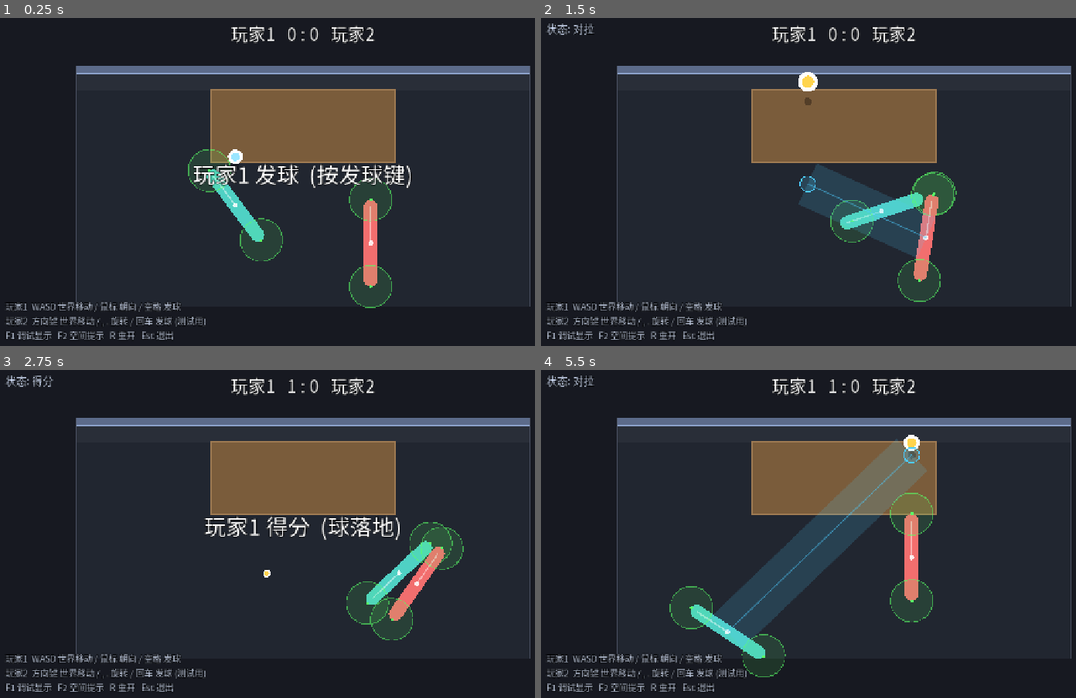
Above: before the commit, frames 1-4 (two rows, left to right).
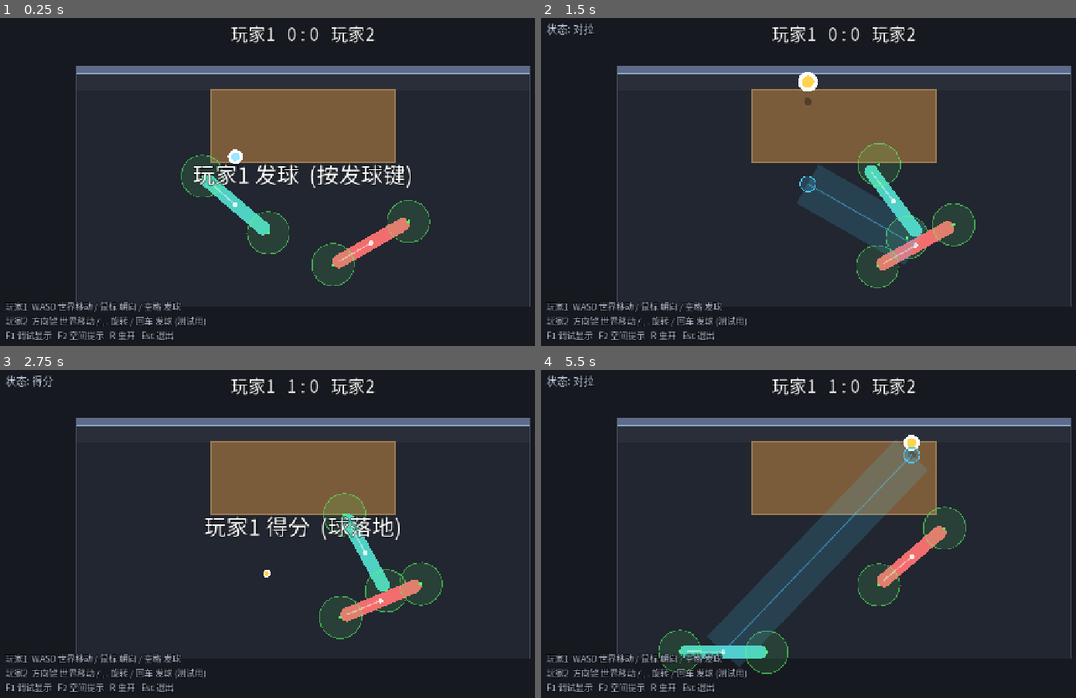
Above: after the commit, the same moments.

Repository: shuperidou/BMA-Arena
Game: Godot game, scene res://scenes/Main.tscn
The game is run twice, just before and just after one commit, with the same random seed, the same clock (stepped at 60 frames per second) and the same inputs.
Inputs (mouse positions are in pixels of both pictures, inside the frame that each line leads up to):
- Up to frame 1 (0.25 s): no input
- Up to frame 2 (1.5 s): tap Enter at 0.5, 0.6 s; move the mouse to (979, 168) at 0.52 s; hold D 0.53-1.25 s; click (979, 168) at 0.67 s; tap Space at 0.77 s; drag from (722, 204) to (813, 254) at 1.27 s
- Up to frame 3 (2.75 s): move the mouse to (363, 461) at 2.02 s; hold D from 2.03 s (still down); tap Enter at 2.1 s; click (363, 461) at 2.17 s
- Up to frame 4 (5.5 s): release D at 2.75 s; drag from (813, 606) to (658, 484) at 2.77 s; move the mouse to (1027, 589) at 3.52 s; hold A 3.53-4.25 s; tap Enter at 3.6, 5.1 s; click (1027, 589) at 3.67 s; tap Space at 3.77 s; drag from (658, 484) to (749, 452) at 4.27 s; move the mouse to (872, 537) at 5.02 s; hold S from 5.03 s (still down); click (872, 537) at 5.17 s

The runs differ from the first frame. In frame 1, 5.0% of the frame differs, in the area x 33-81%, y 40-89%; in frame 2, 5.9%; in frame 3, 4.9%; in frame 4, 7.4%, in the area x 21-80%, y 26-94%.

Commit message:
control: mouse world-delta reused verbatim as hit-zone LOCAL delta (no world->local conversion); body rotation now physics-only

Diff:
--- a/scripts/autoload/game_config.gd
+++ b/scripts/autoload/game_config.gd
@@ -32,31 +32,23 @@
 var move_speed: float = 360.0
 var move_accel: float = 3200.0         ## 速度变化最大加速度 (惯性/手感)
 
-# 旋转：基础朝向 = 面向桌中心；鼠标拖动只允许"小幅偏转"(不累积)
-var max_angular_velocity: float = 80.0   ## rad/s 最大角速度
-var rotation_acceleration: float = 300.0 ## rad/s^2 角速度变化上限 (旋转惯性)
-var rotation_response: float = 6.0      ## 角度误差 -> 目标角速度的响应增益
-var rotation_damping: float = 6.0       ## 无有效目标时的角速度衰减 (rad/s^2)
+# 旋转：玩家1 的 rotation 完全交给物理 (撞桌/墙/角色会自然转)；
+# 初始朝向 = 面向桌中心。以下参数只给键盘方案(玩家2 临时)使用。
+var max_angular_velocity: float = 80.0   ## rad/s 最大角速度 (仅键盘方案)
+var rotation_acceleration: float = 300.0 ## rad/s^2 角速度变化上限 (仅键盘方案)
+var rotation_response: float = 6.0       ## 角度误差 -> 目标角速度的增益 (仅键盘方案)
+var rotation_damping: float = 6.0        ## 无有效目标时的角速度衰减 (仅键盘方案)
+var player_angular_damp: float = 3.0     ## 物理角阻尼：撞击旋转后逐渐停下
 
-# 鼠标：按住建立锚点，水平拖动 -> 同时驱动
-#   1) 两个击球区反向位移 (拳击出拳/收拳)
-#   2) 身体相对"面向桌中心"的小幅偏转 (受 rotation_max_offset 限制，不累积)
-#   只用 mouse_drag.x；固定左右映射；没有方向投影、没有角度累计。
+# 鼠标：按住建立锚点。鼠标在世界/屏幕中的 2D 拖动向量，**原样**作为
+# 击球判定区在角色**局部坐标系**中的位移 (故意不做 world->local 转换)。
+#   击球区A局部偏移 = +delta ; 击球区B局部偏移 = -delta  (反向)
+#   不做缩放(数值相同)；只在局部空间限制大小；鼠标不改变 rotation。
 var aim_mouse_button: int = MOUSE_BUTTON_LEFT
-var mouse_drag_deadzone: float = 6.0        ## 水平死区 (屏幕像素)
-
-# 鼠标拖动 -> 归一化距离 (0..1)，随后由两条独立曲线分配
-var mouse_drag_sensitivity: float = 0.008    ## 每像素 -> normalized_drag
-
-# 击球区 (两端判定区) 反向位移：前半段快速到顶，接近上限时渐缓
-var hit_zone_max_offset: float = 40.0        ## 位移上限 (世界单位)
-var hit_zone_drag_threshold: float = 0.45    ## normalized 达到此值 = 击球区满偏
+var mouse_drag_deadzone: float = 0.0         ## 拖动死区 (屏幕像素, 0=不启用)
+var hit_zone_drag_scale: float = 1.0         ## 鼠标位移 -> 局部偏移 (1.0 = 数值相同)
+var hit_zone_max_offset: float = 40.0        ## 局部位移上限 (世界单位)
 var hit_zone_return_speed: float = 300.0     ## 松开后的回位速度 (单位/秒)
-
-# 身体偏转 (相对"面向桌中心"，非累积)：前半段很小，过阈值后明显增加
-var rotation_max_offset: float = 0.7         ## 最大偏转角 (弧度)
-var rotation_drag_start: float = 0.5         ## normalized 达到此值 = 旋转开始明显增加
-var rotation_early_max: float = 0.12         ## 阈值前旋转最多占上限的比例 (非常小)
 
 # ============================================================
 #  球：伪 Z 轴 (高度) 系统
--- a/scripts/match/match.gd
+++ b/scripts/match/match.gd
@@ -128,8 +128,11 @@
 	var sign: float = -1.0 if server_index == 1 else 1.0
 	var server: PlayerController = players[server_index - 1]
 	var receiver: PlayerController = _other(server)
-	server.reset_to(Vector2(sign * 140.0, 60.0), 0.0)
-	receiver.reset_to(Vector2(-sign * 140.0, 140.0), 0.0)
+	var sp := Vector2(sign * 140.0, 60.0)
+	var rp := Vector2(-sign * 140.0, 140.0)
+	# 初始朝向 = 面向桌中心 (之后完全交给物理，不再主动旋转)
+	server.reset_to(sp, (GameConfig.table_center - sp).angle())
+	receiver.reset_to(rp, (GameConfig.table_center - rp).angle())
 
 # ------------------------------------------------------------
 #  击球
--- a/scripts/player/input_scheme.gd
+++ b/scripts/player/input_scheme.gd
@@ -19,8 +19,12 @@
 
 # 鼠标拖动状态 (锚点方案)
 var _dragging: bool = false
-var _anchor_screen: Vector2 = Vector2.ZERO  ## 屏幕/视口坐标 (角度输入用)
+var _anchor_screen: Vector2 = Vector2.ZERO  ## 屏幕/视口坐标 (拖动输入用)
 var _anchor_world: Vector2 = Vector2.ZERO   ## 世界坐标 (仅 Debug 画图)
+
+# 测试用覆盖 (无头环境无法真实移动鼠标)
+var debug_dragging_override: bool = false
+var debug_drag_override: Vector2 = Vector2.ZERO
 
 func _init(p_move: Dictionary, p_serve: int, p_aim: int, p_ccw: int = 0, p_cw: int = 0) -> void:
 	move_keys = p_move
@@ -64,16 +68,22 @@
 		_dragging = false
 
 func is_dragging() -> bool:
-	return _dragging
+	return debug_dragging_override or _dragging
 
 func _viewport_mouse(owner: Node2D) -> Vector2:
 	return owner.get_viewport().get_mouse_position()
 
-## 屏幕空间水平拖动距离 (像素)。旋转只用这个，不用世界坐标。
+## 屏幕/视口空间的完整 2D 拖动向量 (像素)。
+func mouse_drag_screen(owner: Node2D) -> Vector2:
+	if debug_dragging_override:
+		return debug_drag_override
+	if not _dragging:
+		return Vector2.ZERO
+	return _viewport_mouse(owner) - _anchor_screen
+
+## 水平分量 (兼容保留)。
 func mouse_drag_screen_x(owner: Node2D) -> float:
-	if not _dragging:
-		return 0.0
-	return _viewport_mouse(owner).x - _anchor_screen.x
+	return mouse_drag_screen(owner).x
 
 func mouse_anchor_world() -> Vector2:
 	return _anchor_world
--- a/scripts/player/player_controller.gd
+++ b/scripts/player/player_controller.gd
@@ -16,15 +16,11 @@
 var ball: Ball = null
 
 var hit_points: Array[HitPoint] = []
-var debug_aim_override: float = NAN  ## 测试用：非 NAN 时覆盖目标角度
-var debug_base_rotation: float = 0.0    ## 面向桌中心的基础朝向
-var debug_target_rotation: float = 0.0  ## 基础朝向 ± 偏转
-var debug_angle_limit: float = 0.0      ## 当前拖动允许的角度偏转
-var debug_normalized_drag: float = 0.0  ## 归一化拖动 (带符号)
-var debug_hit_zone_ratio: float = 0.0   ## 击球区响应曲线输出 (0..1)
-var debug_rotation_ratio: float = 0.0   ## 旋转响应曲线输出 (0..1)
-var hit_zone_offset: float = 0.0        ## 平滑后的击球区位移
-var debug_hit_zone_offset: float = 0.0  ## Debug 显示用
+## 击球区在角色局部坐标系中的位移 (2D)。
+## 直接复用鼠标拖动向量的数值，**不做 world->local 转换**。
+var hit_zone_offset_local: Vector2 = Vector2.ZERO
+var debug_mouse_world_delta: Vector2 = Vector2.ZERO    ## 鼠标原始拖动向量
+var debug_hit_zone_local_delta: Vector2 = Vector2.ZERO ## 限幅后的目标局部偏移
 var _last_touch_time: float = -10.0
 var _body_color: Color = Color(0.31, 0.82, 0.77)
 
@@ -41,7 +37,7 @@
 	contact_monitor = true
 	max_contacts_reported = 8
 	linear_damp = 0.0
-	angular_damp = 0.0
+	angular_damp = GameConfig.player_angular_damp  # 撞击旋转后逐渐停下
 
 	var cap := CapsuleShape2D.new()
 	cap.radius = GameConfig.player_radius
@@ -69,8 +65,8 @@
 	var dv: Vector2 = target_v - state.linear_velocity
 	state.linear_velocity += dv.limit_length(GameConfig.move_accel * step)
 
-	# --- 旋转：与平移完全独立 ---
-	_update_rotation(state, step)
+	# --- 击球区 / (仅键盘方) 旋转 ---
+	_update_controls(state, step)
 
 	for i in state.get_contact_count():
 		var obj: Object = state.get_contact_collider_object(i)
@@ -90,72 +86,43 @@
 			ball_touched.emit(self, hp)
 			return
 
-## 旋转追踪：鼠标给目标角度，带角加速度限制地逐渐转向 (有旋转惯性)。
-func _update_rotation(state: PhysicsDirectBodyState2D, step: float) -> void:
+## 控制击球区位置 (玩家1) / (玩家2 临时) 键盘旋转。玩家1 的 rotation 完全交给物理。
+func _update_controls(state: PhysicsDirectBodyState2D, step: float) -> void:
 	if input_scheme == null:
 		return
-	var accel: float = GameConfig.rotation_acceleration * step
-	if input_scheme.aim_mode == InputScheme.AimMode.MOUSE:
-		input_scheme.update_mouse(self)
-		var origin: Vector2 = state.transform.origin
-		# 基础朝向 = 面向桌中心 (球不再影响朝向)
-		var base: float = (GameConfig.table_center - origin).angle()
-		var eff: float = _effective_drag()   # 有符号像素 (已去死区)
-		var sgn: float = signf(eff)
-		var normalized: float = clampf(absf(eff) * GameConfig.mouse_drag_sensitivity, 0.0, 1.0)
-		# 击球区曲线：前半段快速到顶，接近上限渐缓 (ease-out)
-		var hz_t: float = clampf(normalized / maxf(GameConfig.hit_zone_drag_threshold, 0.0001), 0.0, 1.0)
-		var hit_zone_ratio: float = 1.0 - pow(1.0 - hz_t, 2.0)
-		# 旋转曲线：阈值前非常小，阈值后明显增加
-		var rot_ratio: float
-		if normalized < GameConfig.rotation_drag_start:
-			rot_ratio = (normalized / maxf(GameConfig.rotation_drag_start, 0.0001)) * GameConfig.rotation_early_max
-		else:
-			var rt: float = clampf((normalized - GameConfig.rotation_drag_start)
-				/ maxf(1.0 - GameConfig.rotation_drag_start, 0.0001), 0.0, 1.0)
-			rot_ratio = lerpf(GameConfig.rotation_early_max, 1.0, rt)
-		var angle_limit: float = sgn * rot_ratio * GameConfig.rotation_max_offset
-		var target: float = base + angle_limit
-		if not is_nan(debug_aim_override):
-			target = debug_aim_override  # 测试用
-			angle_limit = 0.0
-		# 击球区反向位移 (平滑回位)
-		var target_zone: float = sgn * hit_zone_ratio * GameConfig.hit_zone_max_offset
-		hit_zone_offset = move_toward(hit_zone_offset, target_zone,
-			GameConfig.hit_zone_return_speed * step)
-		_update_hit_points()
-		debug_base_rotation = base
-		debug_target_rotation = target
-		debug_angle_limit = angle_limit
-		debug_hit_zone_offset = hit_zone_offset
-		debug_normalized_drag = normalized * sgn
-		debug_hit_zone_ratio = hit_zone_ratio
-		debug_rotation_ratio = rot_ratio
-		var err: float = wrapf(target - state.transform.get_rotation(), -PI, PI)
-		var desired_w: float = clampf(err * GameConfig.rotation_response,
-			-GameConfig.max_angular_velocity, GameConfig.max_angular_velocity)
-		state.angular_velocity += clampf(desired_w - state.angular_velocity, -accel, accel)
-	elif input_scheme.aim_mode == InputScheme.AimMode.KEYBOARD:
+	if input_scheme.aim_mode == InputScheme.AimMode.KEYBOARD:
+		# 仅玩家2 临时方案：键盘主动旋转
+		var accel: float = GameConfig.rotation_acceleration * step
 		var target_w: float = input_scheme.turn_axis() * GameConfig.max_angular_velocity
 		state.angular_velocity += clampf(target_w - state.angular_velocity, -accel, accel)
+		return
+	if input_scheme.aim_mode != InputScheme.AimMode.MOUSE:
+		return
+	input_scheme.update_mouse(self)
+	# 鼠标世界/屏幕拖动向量 -> 原样作为击球区"局部"位移向量 (故意不做转换/缩放)
+	var raw: Vector2 = input_scheme.mouse_drag_screen(self)
+	debug_mouse_world_delta = raw
+	var drag: Vector2 = raw
+	var dead: float = GameConfig.mouse_drag_deadzone
+	if dead > 0.0:
+		if drag.length() <= dead:
+			drag = Vector2.ZERO
+		else:
+			drag = drag - drag.normalized() * dead
+	var target_local: Vector2 = (drag * GameConfig.hit_zone_drag_scale) \
+		.limit_length(GameConfig.hit_zone_max_offset)
+	hit_zone_offset_local = hit_zone_offset_local.move_toward(target_local,
+		GameConfig.hit_zone_return_speed * step)
+	_update_hit_points()
+	debug_hit_zone_local_delta = target_local
 
-## 去掉死区后的水平拖动 (屏幕像素)。未拖动或死区内返回 0。
-func _effective_drag() -> float:
-	if input_scheme == null or not input_scheme.is_dragging():
-		return 0.0
-	var dx: float = input_scheme.mouse_drag_screen_x(self)
-	var dead: float = GameConfig.mouse_drag_deadzone
-	if absf(dx) <= dead:
-		return 0.0
-	return dx - signf(dx) * dead
-
-## 两个击球区沿身体长轴反向位移 (拳击出拳/收拳)。
+## 两个击球区在角色局部坐标系中反向位移 (A=+delta, B=-delta)，再经 Transform 转世界。
 func _update_hit_points() -> void:
 	if hit_points.size() < 2:
 		return
 	var l: float = GameConfig.player_half_length
-	hit_points[0].position = Vector2(0.0, -l + hit_zone_offset)  # 前端
-	hit_points[1].position = Vector2(0.0, l + hit_zone_offset)   # 后端
+	hit_points[0].position = Vector2(0.0, -l) + hit_zone_offset_local  # 前端 A
+	hit_points[1].position = Vector2(0.0, l) - hit_zone_offset_local   # 后端 B
 
 func reset_to(pos: Vector2, rot: float) -> void:
 	linear_velocity = Vector2.ZERO
--- a/scripts/tools/control_test.gd
+++ b/scripts/tools/control_test.gd
@@ -1,5 +1,7 @@
 extends Node
-## 无头控制测试：验证 WASD 是世界坐标移动、与朝向解耦、鼠标朝向带惯性。
+## 无头控制测试。
+## 验证: WASD 世界移动 / 鼠标拖动向量=击球区局部位移(与 rotation 无关) / 反向移动 /
+##       鼠标不改变 rotation / 松开回位。
 ## 运行: godot --headless --path <project> res://scenes/ControlTest.tscn
 
 var main_node: Node
@@ -14,7 +16,6 @@
 	p1 = main_node.players[0]
 	p2 = main_node.players[1]
 	p2.input_scheme = null
-	p1.debug_aim_override = NAN
 	await _run()
 	print("CONTROL TEST failures=", failures)
 	get_tree().quit()
@@ -31,57 +32,88 @@
 
 func _check(name: String, cond: bool, detail: String) -> void:
 	if cond:
-		print("PASS ", name, "  ", detail)
+		print("PASS  ", name, "  ", detail)
 	else:
 		failures += 1
-		print("FAIL ", name, "  ", detail)
+		print("FAIL  ", name, "  ", detail)
+
+func _place(pos: Vector2, rot: float) -> void:
+	p1.global_position = pos
+	p1.rotation = rot
+	p1.linear_velocity = Vector2.ZERO
+	p1.angular_velocity = 0.0
+
+func _set_drag(dragging: bool, v: Vector2) -> void:
+	var sch: InputScheme = p1.input_scheme
+	sch.debug_dragging_override = dragging
+	sch.debug_drag_override = v
 
 func _run() -> void:
-	# 测试1: 角色朝下(+y)，按 W -> 必须向世界坐标上方(-y)移动
-	p1.global_position = Vector2(0, 120)
-	p1.rotation = PI / 2.0     # 朝下
-	p1.linear_velocity = Vector2.ZERO
+	p1.input_scheme = InputScheme.new(GameConfig.p1_move, GameConfig.p1_serve, InputScheme.AimMode.MOUSE)
+
+	# T1: 朝下(rotation=90°)按 W -> 向世界坐标上方移动
+	_place(Vector2(0, 120), PI / 2.0)
 	_key(KEY_W, true)
 	await _frames(45)
 	_key(KEY_W, false)
 	await _frames(2)
-	var test1_ok: bool = p1.global_position.y < 60.0 and absf(p1.global_position.x) < 40.0
-	_check("T1 朝下按W->世界上", test1_ok, "pos=%s" % str(p1.global_position.round()))
+	_check("T1 world-up", p1.global_position.y < 60.0 and absf(p1.global_position.x) < 45.0,
+		str(p1.global_position.round()))
 
-	# 测试2: 角色朝上(-y 方向, rotation=-PI/2)，按 D -> 向世界坐标右方(+x)
-	p1.global_position = Vector2(0, 120)
-	p1.rotation = -PI / 2.0
-	p1.linear_velocity = Vector2.ZERO
+	# T2: 朝上(rotation=-90°)按 D -> 向世界坐标右方移动
+	_place(Vector2(0, 120), -PI / 2.0)
 	_key(KEY_D, true)
 	await _frames(45)
 	_key(KEY_D, false)
 	await _frames(2)
-	var test2_ok: bool = p1.global_position.x > 60.0 and absf(p1.global_position.y - 120.0) < 40.0
-	_check("T2 朝上按D->世界右", test2_ok, "pos=%s" % str(p1.global_position.round()))
+	_check("T2 world-right", p1.global_position.x > 60.0 and absf(p1.global_position.y - 120.0) < 45.0,
+		str(p1.global_position.round()))
 
-	# 测试3: 移动与旋转互不干扰。按住 W 同时给 90 度目标朝向
-	p1.global_position = Vector2(0, 120)
-	p1.rotation = 0.0
-	p1.linear_velocity = Vector2.ZERO
-	p1.angular_velocity = 0.0
-	p1.debug_aim_override = PI / 2.0   # 目标: 朝下
-	_key(KEY_W, true)
+	# T3: 鼠标拖动向量 = 击球区局部位移，与 rotation 无关 (不做 world->local 转换)
+	var drag := Vector2(100.0, 0.0)
+	var locals: Array = []
+	for rot in [0.0, PI / 2.0, PI / 4.0]:
+		_place(Vector2(0, 120), rot)
+		p1.hit_zone_offset_local = Vector2.ZERO
+		_set_drag(true, drag)
+		await _frames(40)
+		locals.append(p1.hit_zone_offset_local)
+	var same: bool = locals[0].is_equal_approx(locals[1]) and locals[0].is_equal_approx(locals[2])
+	_check("T3a local-delta same for all rotations", same, str(locals))
+	_check("T3b local-delta == clamp(drag)",
+		locals[0].is_equal_approx(Vector2(GameConfig.hit_zone_max_offset, 0.0)), str(locals[0]))
+
+	# T3c: 同样的局部向量，世界位置随 rotation 不同 (证明 Transform 生效)
+	_place(Vector2(0, 120), 0.0)
+	p1.hit_zone_offset_local = Vector2.ZERO
+	_set_drag(true, drag)
+	await _frames(40)
+	var w0: Vector2 = p1.hit_points[0].global_position - p1.global_position
+	_place(Vector2(0, 120), PI / 2.0)
+	p1.hit_zone_offset_local = Vector2.ZERO
+	_set_drag(true, drag)
+	await _frames(40)
+	var w1: Vector2 = p1.hit_points[0].global_position - p1.global_position
+	_check("T3c world position differs by rotation", not w0.is_equal_approx(w1),
+		"rot0=%s rot90=%s" % [str(w0.round()), str(w1.round())])
+
+	# T3d: 两个击球区反向 (A=+delta, B=-delta)
+	var a_local: Vector2 = p1.hit_points[0].position
+	var b_local: Vector2 = p1.hit_points[1].position
+	var off: Vector2 = p1.hit_zone_offset_local
+	var a_delta: Vector2 = a_local - Vector2(0.0, -GameConfig.player_half_length)
+	var b_delta: Vector2 = b_local - Vector2(0.0, GameConfig.player_half_length)
+	_check("T3d zones opposite", a_delta.is_equal_approx(off) and b_delta.is_equal_approx(-off),
+		"A=%s B=%s off=%s" % [str(a_delta.round()), str(b_delta.round()), str(off.round())])
+
+	# T4: 鼠标拖动不改变 rotation
+	_place(Vector2(0, 120), 0.7)
+	_set_drag(true, Vector2(200.0, 50.0))
 	await _frames(30)
-	var mid_rot: float = p1.rotation
-	_key(KEY_W, false)
-	await _frames(40)   # 继续追踪目标直到稳定
-	var test3_ok: bool = p1.global_position.y < 120.0 - 60.0 and absf(wrapf(p1.rotation - PI / 2.0, -PI, PI)) < 0.15
-	_check("T3 上移+转下", test3_ok, "pos=%s rot=%.2f mid=%.2f" % [str(p1.global_position.round()), p1.rotation, mid_rot])
+	_check("T4 mouse does not rotate body", absf(p1.rotation - 0.7) < 0.02, "rot=%.3f" % p1.rotation)
 
-	# 测试4: 旋转是渐进的，不是瞬间。从 0 追到 PI，第一帧不应到位，且角速度受限
-	p1.global_position = Vector2(0, 120)
-	p1.rotation = 0.0
-	p1.linear_velocity = Vector2.ZERO
-	p1.angular_velocity = 0.0
-	var t4target: float = 2.5
-	p1.debug_aim_override = t4target
-	await _frames(1)
-	_check("T4a 非瞬间转向", absf(p1.rotation) < 0.2, "after1frame rot=%.3f" % p1.rotation)
-	await _frames(120)
-	var settled: bool = absf(wrapf(p1.rotation - t4target, -PI, PI)) < 0.2
-	_check("T4b 最终转到目标", settled, "rot=%.2f (target %.2f)" % [p1.rotation, t4target])
+	# T5: 松开后击球区回到默认位置
+	_set_drag(false, Vector2.ZERO)
+	await _frames(40)
+	_check("T5 zones return to default", p1.hit_zone_offset_local.length() < 0.5,
+		str(p1.hit_zone_offset_local))
--- a/scripts/ui/debug_layer.gd
+++ b/scripts/ui/debug_layer.gd
@@ -75,39 +75,35 @@
 	if sch == null or sch.aim_mode != InputScheme.AimMode.MOUSE:
 		return
 	var o: Vector2 = p1.global_position
-	var length := 110.0
-	# 桌中心
+	var l: float = GameConfig.player_half_length
+	# 桌中心 (参考)
 	var tc: Vector2 = GameConfig.table_center
-	draw_circle(tc, 10.0, Color(1.0, 0.85, 0.2, 0.18))
-	draw_arc(tc, 10.0, 0.0, TAU, 24, Color(1.0, 0.85, 0.2, 0.9), 2.0)
-	draw_line(tc + Vector2(-14, 0), tc + Vector2(14, 0), Color(1.0, 0.85, 0.2, 0.9), 2.0)
-	draw_line(tc + Vector2(0, -14), tc + Vector2(0, 14), Color(1.0, 0.85, 0.2, 0.9), 2.0)
-	# 基础朝向 (灰) / 目标 (品红) / 当前 (绿)
-	draw_line(o, o + Vector2.RIGHT.rotated(p1.debug_base_rotation) * length, Color(0.8, 0.8, 0.8, 0.7), 2.0)
-	draw_line(o, o + Vector2.RIGHT.rotated(p1.debug_target_rotation) * length, Color(1.0, 0.35, 0.85, 0.9), 2.0)
-	draw_line(o, o + Vector2.RIGHT.rotated(p1.rotation) * length, Color(0.4, 1.0, 0.4, 0.85), 2.0)
-	# 击球区：默认位置 (空心) + 当前 (实心)
-	var l: float = GameConfig.player_half_length
+	draw_line(o, tc, Color(1.0, 0.85, 0.2, 0.22), 1.0)
+	draw_circle(tc, 8.0, Color(1.0, 0.85, 0.2, 0.2))
+	draw_arc(tc, 8.0, 0.0, TAU, 20, Color(1.0, 0.85, 0.2, 0.85), 2.0)
+	# 击球区默认位置 (空心) 与当前位置 (实心，HitPoint 也画了触及圈)
 	for local_pos in [Vector2(0.0, -l), Vector2(0.0, l)]:
 		draw_arc(p1.to_global(local_pos), 6.0, 0.0, TAU, 20, Color(0.6, 0.6, 0.65, 0.85), 1.5)
-	for hp in p1.hit_points:
-		draw_circle(hp.global_position, 4.0, Color(0.35, 1.0, 0.4))
+	if p1.hit_points.size() >= 2:
+		draw_circle(p1.hit_points[0].global_position, 4.0, Color(0.35, 1.0, 0.4))
+		draw_circle(p1.hit_points[1].global_position, 4.0, Color(0.35, 1.0, 0.4))
+		# 角色自身朝向 (绿)
+		draw_line(o, o + Vector2.RIGHT.rotated(p1.rotation) * 110.0, Color(0.4, 1.0, 0.4, 0.7), 2.0)
 	# 锚点 / 当前鼠标 (世界坐标)
-	var dx_screen: float = 0.0
 	if sch.is_dragging():
 		var anchor: Vector2 = sch.mouse_anchor_world()
 		var cur: Vector2 = sch.current_mouse_world(self)
-		dx_screen = sch.mouse_drag_screen_x(self)
 		draw_circle(anchor, 6.0, Color(0.5, 0.85, 1.0, 0.9))
 		draw_line(anchor, cur, Color(0.5, 0.85, 1.0, 0.6), 1.5)
 		draw_circle(cur, 4.0, Color(0.6, 0.95, 1.0))
-	var txt := "base=%.2f target=%.2f rot=%.2f\nnorm_drag=%.2f\nhit_ratio=%.2f zone=%.1f/%.0f\nrot_ratio=%.2f limit=%.2f/%.2f\ndrag=%s dx=%.0fpx" % [
-		p1.debug_base_rotation, p1.debug_target_rotation, p1.rotation,
-		p1.debug_normalized_drag,
-		p1.debug_hit_zone_ratio, p1.debug_hit_zone_offset, GameConfig.hit_zone_max_offset,
-		p1.debug_rotation_ratio, p1.debug_angle_limit, GameConfig.rotation_max_offset,
-		str(sch.is_dragging()), dx_screen]
-	draw_string(font, o + Vector2(12, 20), txt, HORIZONTAL_ALIGNMENT_LEFT, -1, 13, Color(1.0, 0.7, 0.95, 0.95))
+	var a_pos: Vector2 = p1.hit_points[0].position if p1.hit_points.size() >= 2 else Vector2.ZERO
+	var b_pos: Vector2 = p1.hit_points[1].position if p1.hit_points.size() >= 2 else Vector2.ZERO
+	var txt := "rot=%.2f\nMouseWorldDelta=(%.1f,%.1f)\nHitLocalDelta  =(%.1f,%.1f)\nA_local=(%.1f,%.1f) B_local=(%.1f,%.1f)" % [
+		p1.rotation,
+		p1.debug_mouse_world_delta.x, p1.debug_mouse_world_delta.y,
+		p1.hit_zone_offset_local.x, p1.hit_zone_offset_local.y,
+		a_pos.x, a_pos.y, b_pos.x, b_pos.y]
+	draw_string(font, o + Vector2(12, 22), txt, HORIZONTAL_ALIGNMENT_LEFT, -1, 13, Color(0.8, 1.0, 0.9, 0.95))
 
 func _draw_capsule(c: Vector2, angle: float, hl: float, r: float, color: Color) -> void:
 	var seg: float = hl - r
Not shown, changed: AGENTS.md
Not shown, changed: README.md
